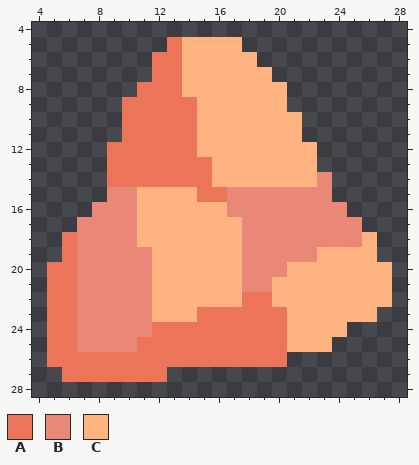
Two versions of one pixel-art sprite, sprites/items/1-acopper-dust.png. That is the earlier state.
The file is 32x32 pixels. Shown: x 4..28, y 4..28.
Palette (. is transparent): A #ec7459  B #e98877  C #ffb381
Pixels before, first column x 5:
 5 ........ACCCC..........
 6 .......AACCCCC.........
 7 .......AACCCCCC........
 8 ......AAACCCCCCC.......
 9 .....AAAAACCCCCC.......
10 .....AAAAACCCCCCC......
11 .....AAAAACCCCCCC......
12 ....AAAAAACCCCCCCC.....
13 ....AAAAAAACCCCCCC.....
14 ....AAAAAAACCCCCCCB....
15 ....BBCCCCAABBBBBBB....
16 ...BBBCCCCCCBBBBBBBB...
17 ..BBBBCCCCCCCBBBBBBBB..
18 .ABBBBCCCCCCCBBBBBBBBC.
19 .ABBBBBCCCCCCBBBBBCCCC.
20 AABBBBBCCCCCCBBBCCCCCCC
21 AABBBBBCCCCCCBBCCCCCCCC
22 AABBBBBCCCCCCAACCCCCCCC
23 AABBBBBCCCAAAAAACCCCCC.
24 AABBBBBAAAAAAAAACCCC...
25 AABBBBAAAAAAAAAACCC....
26 AAAAAAAAAAAAAAAA.......
27 .AAAAAAA...............
And afterwards:
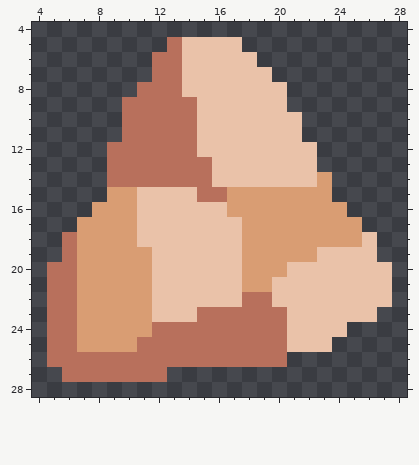
Diff:
colour A: #ec7459 -> #b8705c
colour B: #e98877 -> #d99d73
colour C: #ffb381 -> #eac2a9
